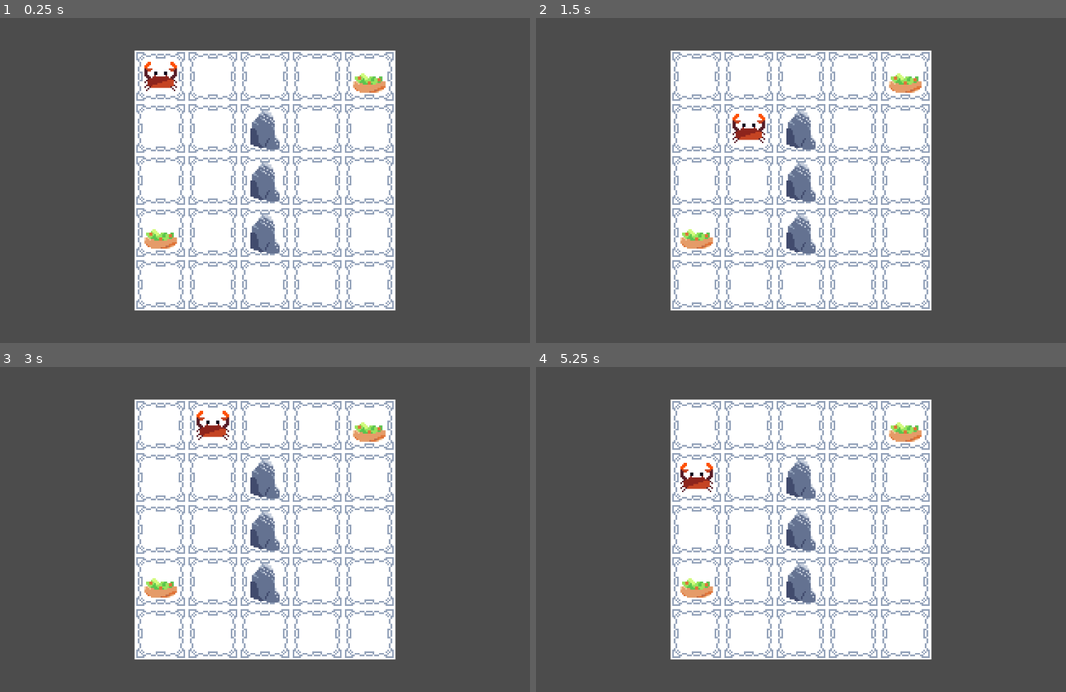
Above: before the commit, frames 1-4 (two rows, left to right).
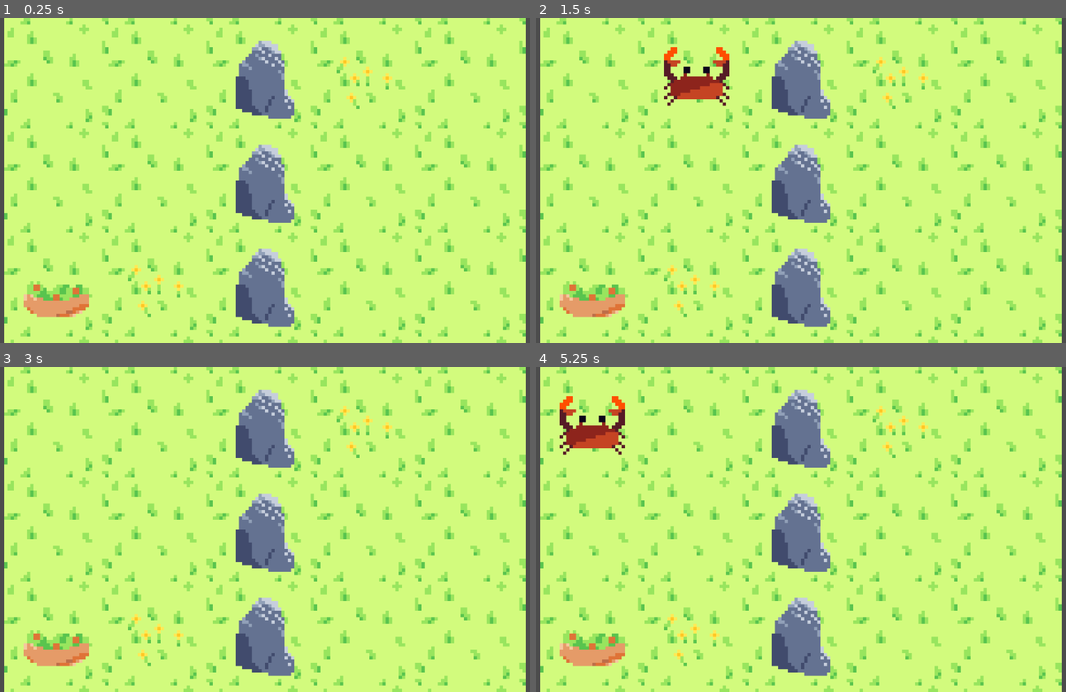
Above: after the commit, the same moments.

Repository: SimplyXtra/The-Crab-Is-Back
Game: Godot game, scene res://renderer/renderer.tscn
Two runs of this game, one before a commit and one after it. Both use one fixed random seed, a clock stepped at 60 frames per second and the inputs below.
Inputs:
- Up to frame 1 (0.25 s): no input
- Up to frame 2 (1.5 s): tap Enter at 0.5 s; hold D (move_right) 0.53-1.28 s; tap Space at 1.25 s; hold S (move_down) from 1.28 s (still down)
- Up to frame 3 (3 s): tap Enter at 2 s; release S (move_down) at 2.03 s; hold D (move_right) 2.03-2.78 s; tap Space at 2.75 s; hold W (move_up) from 2.78 s (still down)
- Up to frame 4 (5.25 s): tap Enter at 3.5 s; release W (move_up) at 3.53 s; hold A (move_left) 3.53-5.03 s; tap Space at 4.25 s; hold S (move_down) from 5.03 s (still down)

The runs differ from the first frame. In frame 1, 98% of the frame differs, in the area x 0-100%, y 0-100%; in frame 2, 98%; in frame 3, 98%; in frame 4, 98%.

Commit message:
Added grass texture

Diff:
--- a/Main.gd
+++ b/Main.gd
@@ -1,6 +1,6 @@
 extends Node2D
 
-var tileScale := 3.0
+var tileScale := 6.0
 var tileSize := 32
 var mapSize := Vector2(5, 5)
 
--- a/floorMaker/floorMaker.gd
+++ b/floorMaker/floorMaker.gd
@@ -1,15 +1,33 @@
 extends Node2D
 
-var baseTile = preload("res://floorMaker/baseTile.tscn")
+export var grassTiles := {
+	0 : {"texture": preload("res://textures/floorTiles/grassFloor1.png"), "weight": 2},
+	1 : {"texture": preload("res://textures/floorTiles/grassFloor2.png"), "weight": 7},
+	2 : {"texture": preload("res://textures/floorTiles/grassFloor3.png"), "weight": 1}
+}
+var rng := RandomNumberGenerator.new()
 var size := Vector2.ZERO
 
 
 # Called when the node enters the scene tree for the first time.
 func _ready():
+
 	size = Main.tileSize * Main.mapSize
+	var weight = grassTiles[0].weight + grassTiles[1].weight + grassTiles[2].weight
 
 	for column in Main.mapSize.x:
 		for row in Main.mapSize.y:
-			var tile = baseTile.instance()
+			rng.randomize()
+			var tileType := rng.randi_range(0, weight)
+			var tileTexture = null
+			for i in grassTiles:
+				if tileType > grassTiles[i].weight:
+					tileType -= grassTiles[i].weight
+				else:
+					tileTexture = grassTiles[i].texture
+					break
+			var tile = Sprite.new()
+			tile.centered = false
+			tile.texture = tileTexture
 			add_child(tile)
 			tile.position = global_position + (Vector2(column, row) * Main.tileSize)
--- a/project.godot
+++ b/project.godot
@@ -10,7 +10,7 @@
 
 [application]
 
-config/name="The Crab Is Back"
+config/name="And The Crab Is Back"
 run/main_scene="res://renderer/renderer.tscn"
 config/icon="res://icon.png"
 
Binary file changed: icon.png
Binary file added: textures/floorTiles/grassFloor1.png
Not shown, added: textures/floorTiles/grassFloor1.png.import
Binary file added: textures/floorTiles/grassFloor2.png
Not shown, added: textures/floorTiles/grassFloor2.png.import
Binary file added: textures/floorTiles/grassFloor3.png
Not shown, added: textures/floorTiles/grassFloor3.png.import
